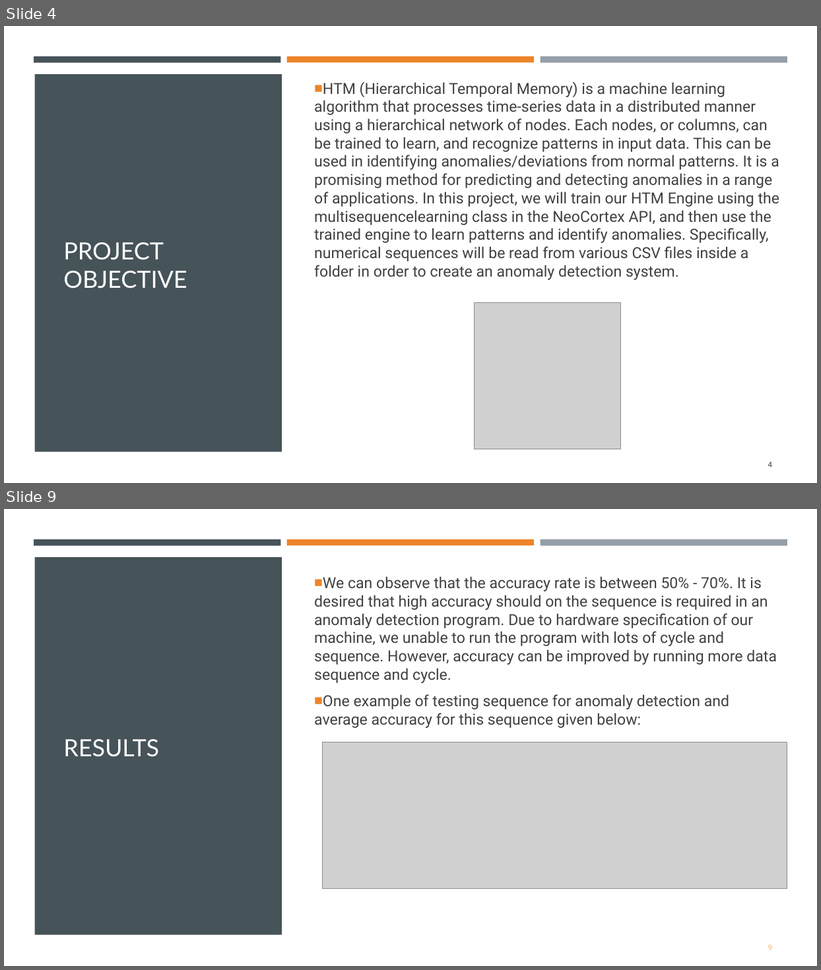
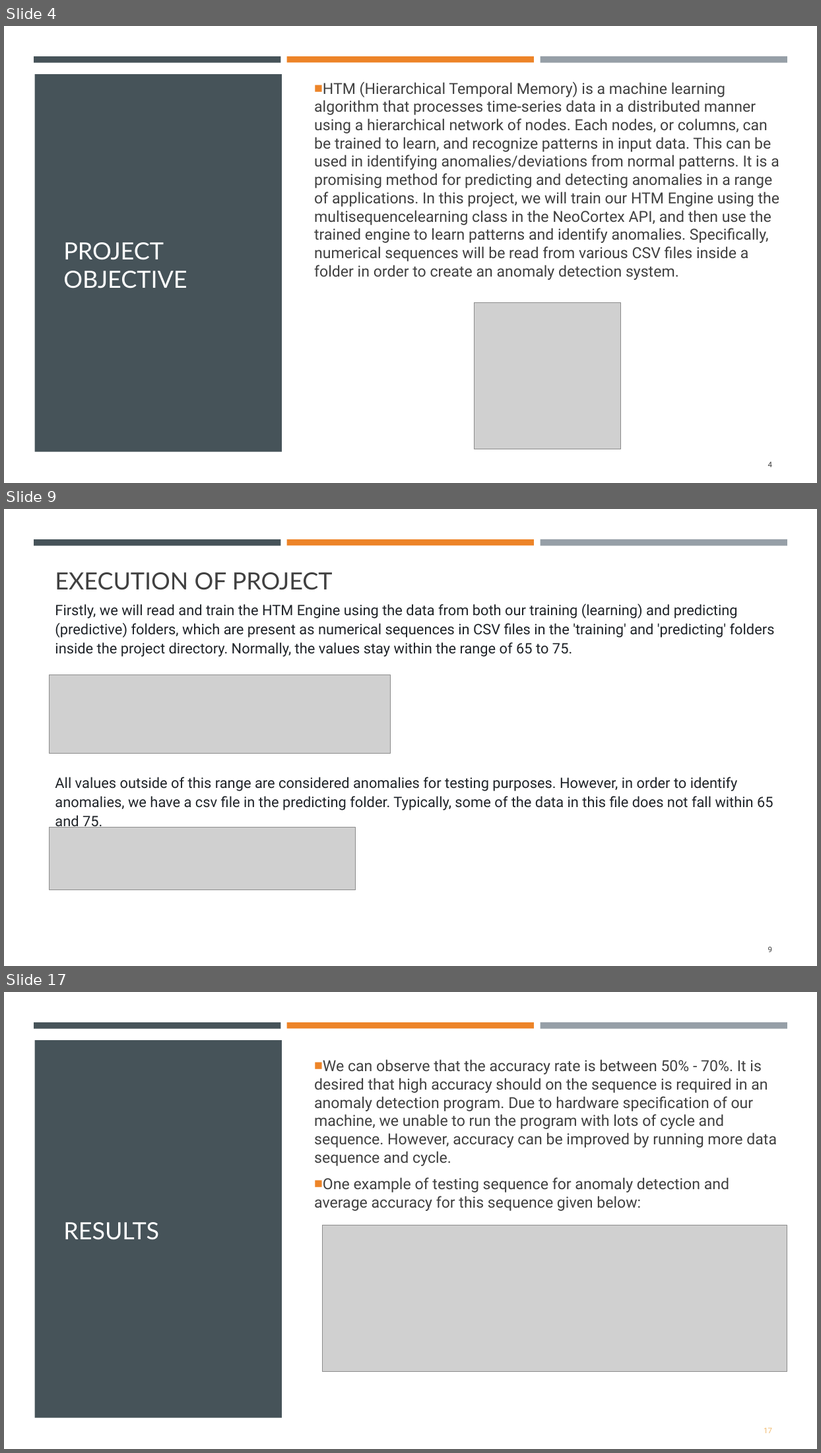
Before and after one commit to mahbubur-r/neocortexapi, a slide deck: source/MySEProject/Documentation/ML2324-8 Implement Anomaly Detection Sample.pptx. Shown one above the other, each under a label of ours: slides 4 and 9 before the commit, slides 4, 9 and 17 after it; the slides between them are not shown. The pictures are 821x970 and 821x1453 pixels, drawn with LibreOffice and Linux fonts; fonts in the diff are those of the drawing; grey boxes stand for pictures. Boxes give left, top, right and bottom in pixels: in the first picture for what was removed or moved away, otherwise in the second. Text is boxed around its words. In the diff, an @@ line names an element or a change of style, - is before the commit and + after.

Commit message:
slight changes project doc and updated it

```diff
--- a/source/MySEProject/Documentation/ML2324-8 Implement Anomaly Detection Sample.pptx
+++ b/source/MySEProject/Documentation/ML2324-8 Implement Anomaly Detection Sample.pptx
@@ slide 9 added at box(4, 509, 817, 966), background #FFFFFF @@
@@ rectangle added at box(34, 539, 281, 545), fill #465359 @@
@@ rectangle added at box(287, 539, 534, 545), fill #ED8428 @@
@@ rectangle added at box(540, 539, 787, 546), fill #969FA7 @@
@@ title added at box(55, 572, 333, 590), 28 pt, text #404040 @@
+EXECUTION OF PROJECT
@@ text added at box(55, 603, 775, 831), 17 pt, text #1F2328 @@
+Firstly, we will read and train the HTM Engine using the data from both our training (learning) and predicting (predictive) folders, which are present as numerical sequences in CSV files in the 'training' and 'predicting' folders inside the project directory. Normally, the values stay within the range of 65 to 75.
+All values outside of this range are considered anomalies for testing purposes. However, in order to identify anomalies, we have a csv file in the predicting folder. Typically, some of the data in this file does not fall within 65 and 75.
@@ picture added at box(49, 675, 390, 754) @@
@@ picture added at box(49, 828, 355, 890) @@
@@ page number added at box(768, 947, 773, 953), 9 pt, text #404040 @@
+9
@@ what was slide 9 is now slide 17 @@
@@ page number at box(764, 1428, 772, 1434): text changed @@
-9
+17
```
Also in this commit, not shown: 5 slides changed, 7 other slides added, 1 other file.
